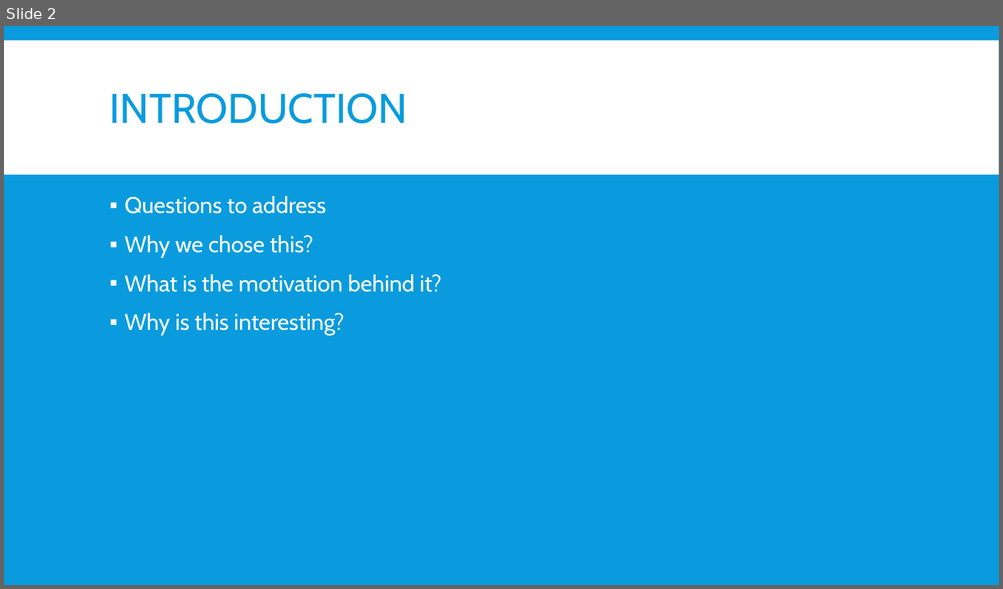
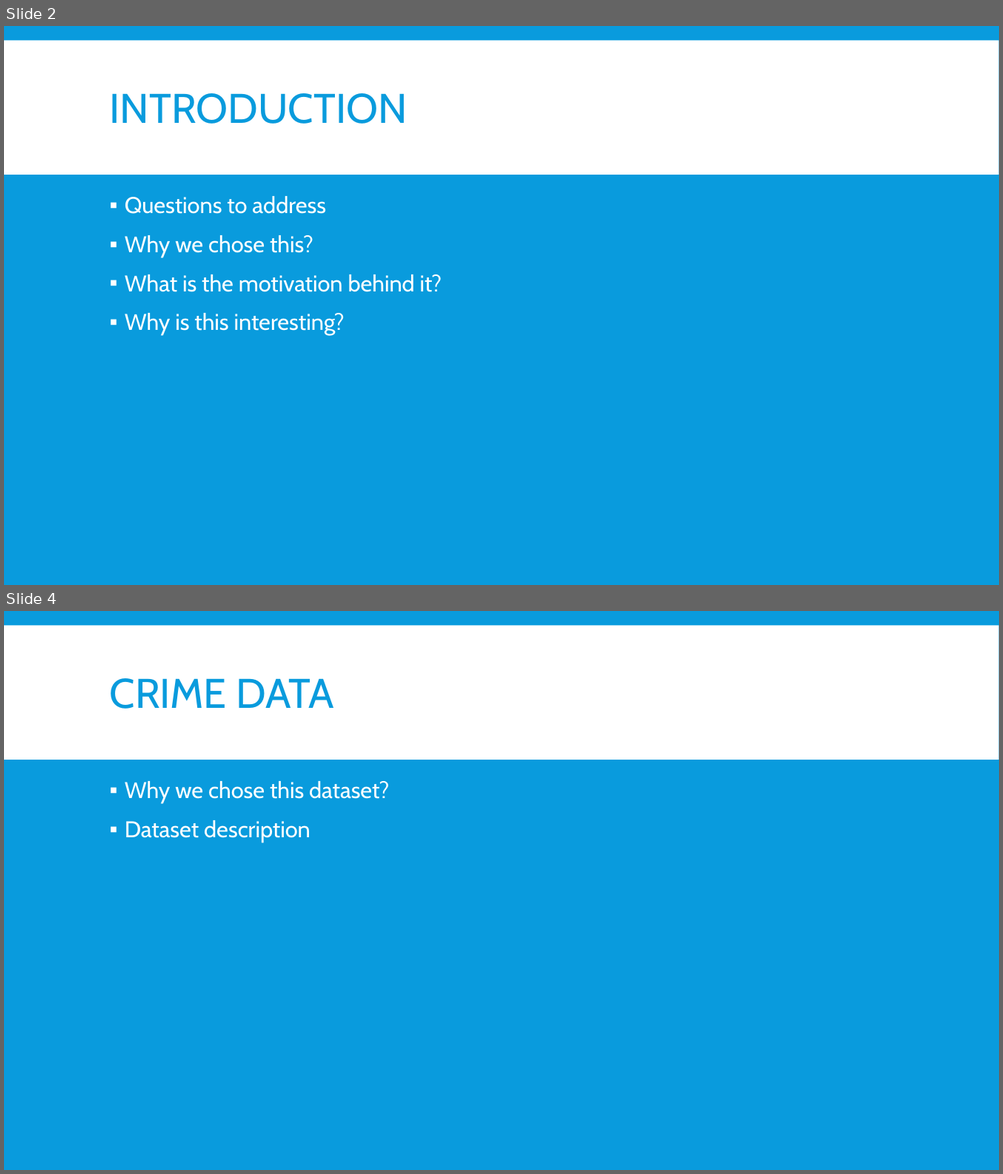
Before and after one commit to mitresh95/ImpactOfCrimeOnHousing, a slide deck: Presentation.pptx. Shown one above the other, each under a label of ours: slide 2 before the commit, slides 2 and 4 after it; the slides between them are not shown. The pictures are 1003x589 and 1003x1174 pixels, drawn with LibreOffice and Linux fonts; fonts in the diff are those of the drawing. Boxes give left, top, right and bottom in pixels: in the first picture for what was removed or moved away, otherwise in the second. Text is boxed around its words. In the diff, an @@ line names an element or a change of style, - is before the commit and + after.

```diff
--- a/Presentation.pptx
+++ b/Presentation.pptx
@@ slide 4 added at <box>4,611,999,1170</box>, background #099BDD; not listed: 1 template element that a slide beside it also shows @@
@@ title added at <box>110,678,334,709</box>, 40 pt, text #099BDD @@
+CRIME DATA
@@ text added at <box>125,781,389,843</box>, 22 pt, text #FFFFFF @@
+▪ Why we chose this dataset?
+▪ Dataset description
```
Also in this commit, not shown: 2 other slides added, 1 slide removed.
